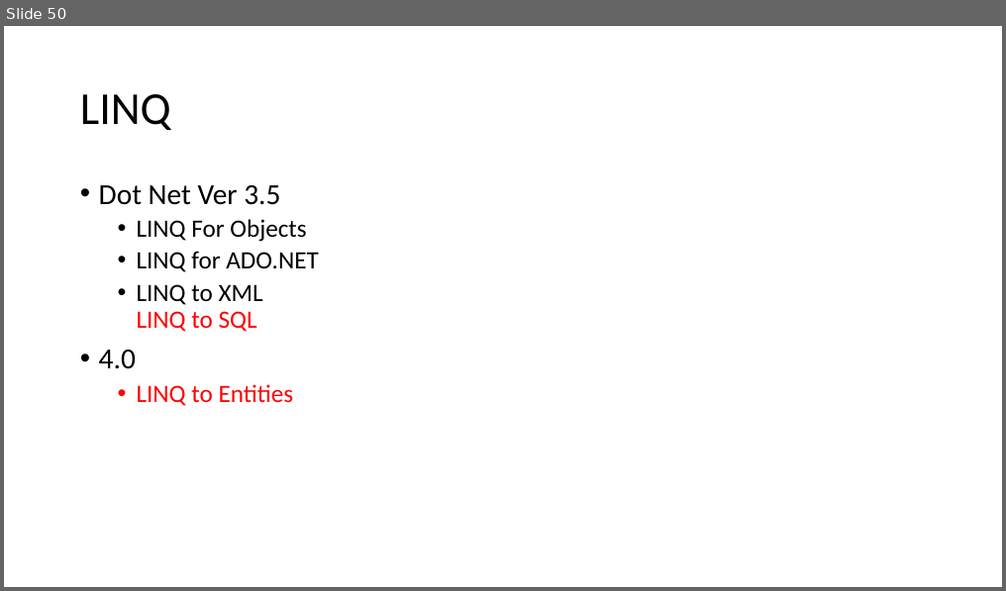
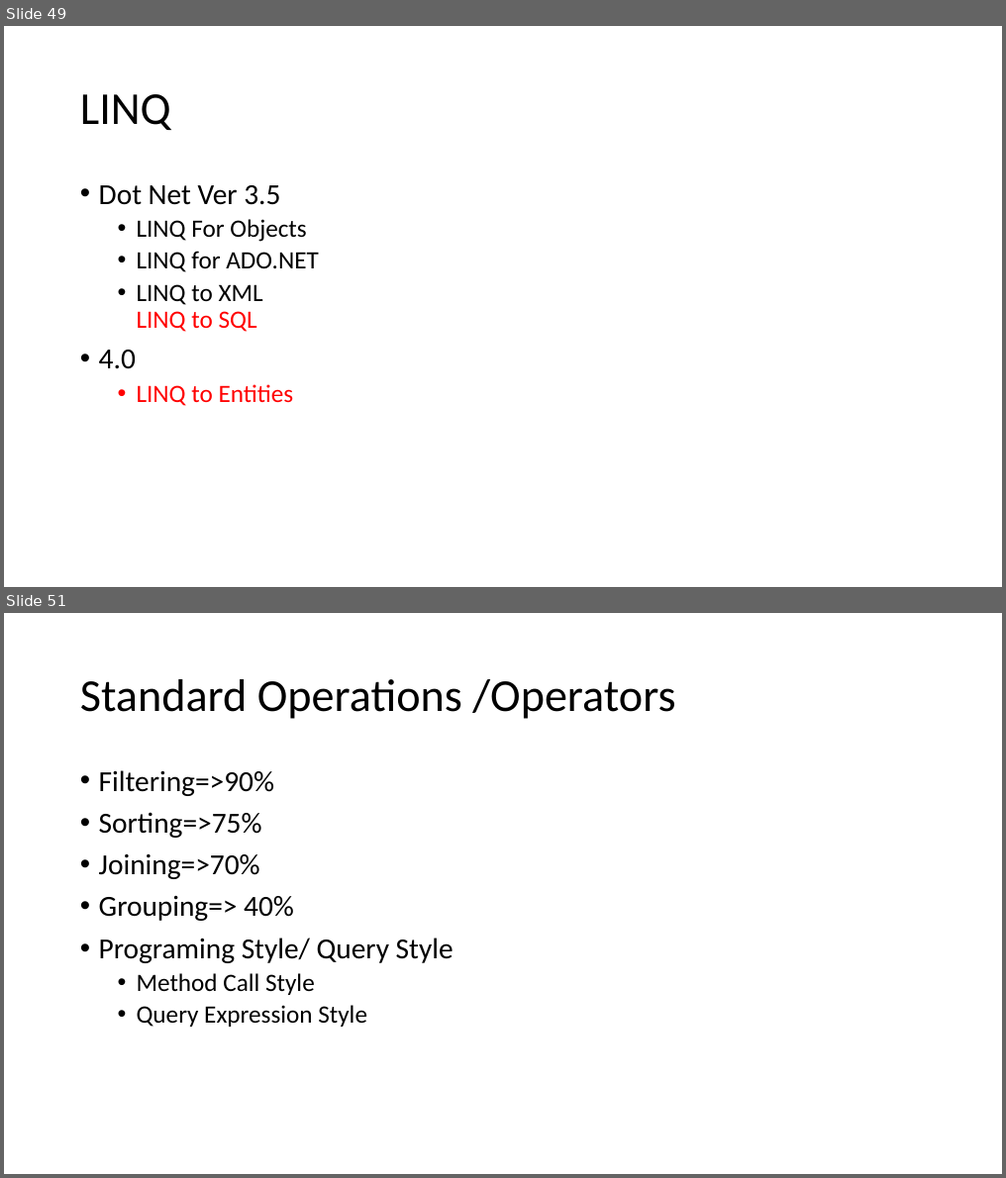
Before and after one commit to elangrg/KDL_27Jun2023, a slide deck: KDL_Con_CSharp_Intro27Jun2023/Content/KynDryl_27Jun_23ClassFlow.pptx. Shown one above the other, each under a label of ours: slide 50 before the commit, slides 49 and 51 after it; the slides between them are not shown. The pictures are 1006x591 and 1006x1178 pixels, drawn with LibreOffice and Linux fonts; fonts in the diff are those of the drawing. Boxes give left, top, right and bottom in pixels: in the first picture for what was removed or moved away, otherwise in the second. Text is boxed around its words. In the diff, an @@ line names an element or a change of style, - is before the commit and + after.

```diff
--- a/KDL_Con_CSharp_Intro27Jun2023/Content/KynDryl_27Jun_23ClassFlow.pptx
+++ b/KDL_Con_CSharp_Intro27Jun2023/Content/KynDryl_27Jun_23ClassFlow.pptx
@@ slide 51 added at [4, 613, 1002, 1174], background #FFFFFF @@
@@ title added at [80, 679, 675, 719], 44 pt, text #000000 @@
+Standard Operations /Operators
@@ text added at [99, 770, 453, 1027], 28 pt, text #000000 @@
+• Filtering=>90%
+• Sorting=>75%
+• Joining=>70%
+• Grouping=> 40%
+• Programing Style/ Query Style
+  • Method Call Style
+  • Query Expression Style
@@ what was slide 50 is now slide 49 @@
```
Also in this commit, not shown: 28 other slides added.
